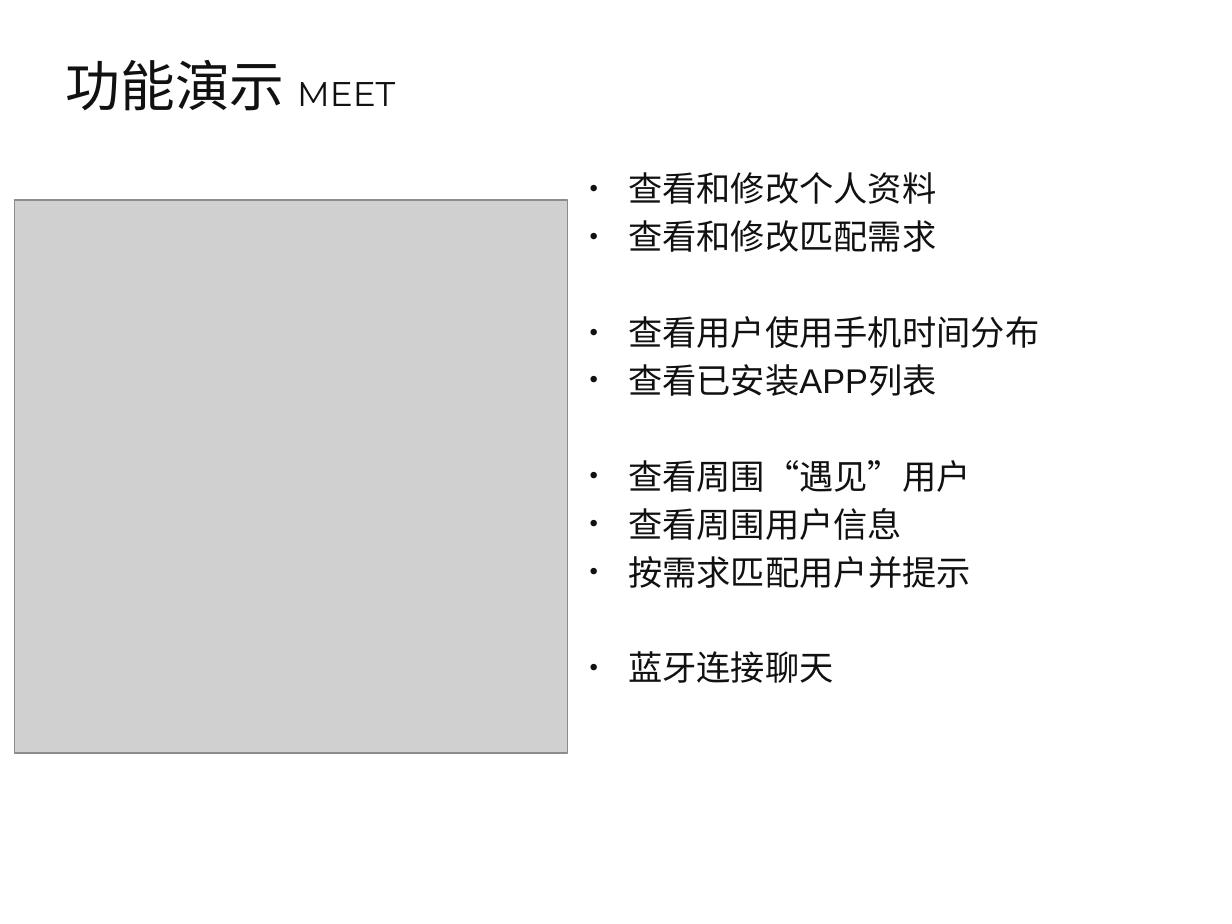
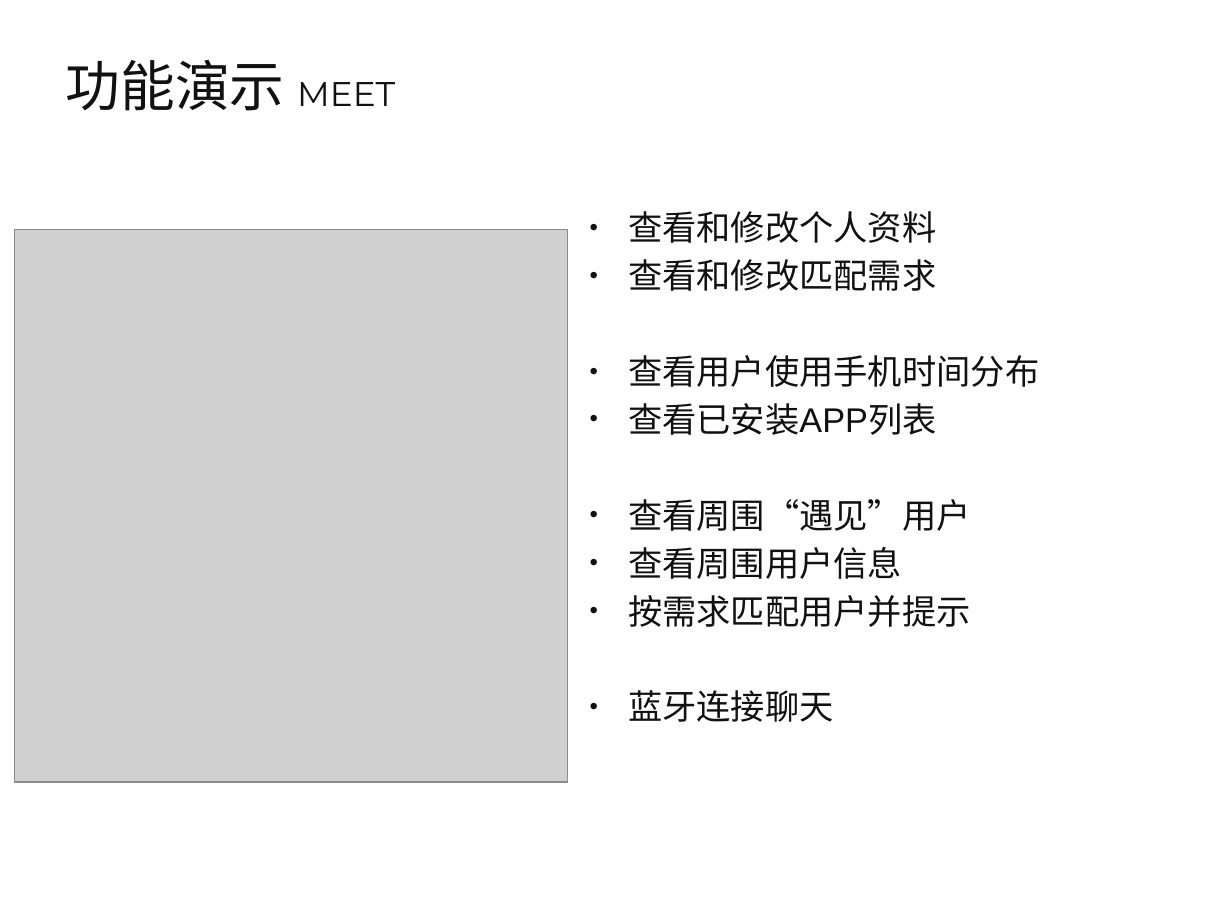
Before and after one commit to qwordy/Meet, a slide deck: slide 21 of doc/高级软件工程中期答辩-第六组.pptx. Drawn at 1232x924 pixels with LibreOffice and Linux fonts; fonts in the diff are those of the drawing; grey boxes stand for pictures; background and template pictures are left out. Boxes give left, top, right and bottom in pixels: in the first picture for what was removed or moved away, otherwise in the second. Text is boxed around its words. In the diff, an @@ line names an element or a change of style, - is before the commit and + after.

```diff
--- a/doc/高级软件工程中期答辩-第六组.pptx
+++ b/doc/高级软件工程中期答辩-第六组.pptx
@@ text "查看和修改个人资料": place and size @@
-text "查看和修改个人资料" at <box>628,172,1039,683</box>
+text "查看和修改个人资料" at <box>628,211,1039,722</box>
@@ picture: place and size @@
-picture at <box>15,200,568,753</box>
+picture at <box>15,229,568,782</box>
```
Also in this commit, not shown: 6 other slides changed.
